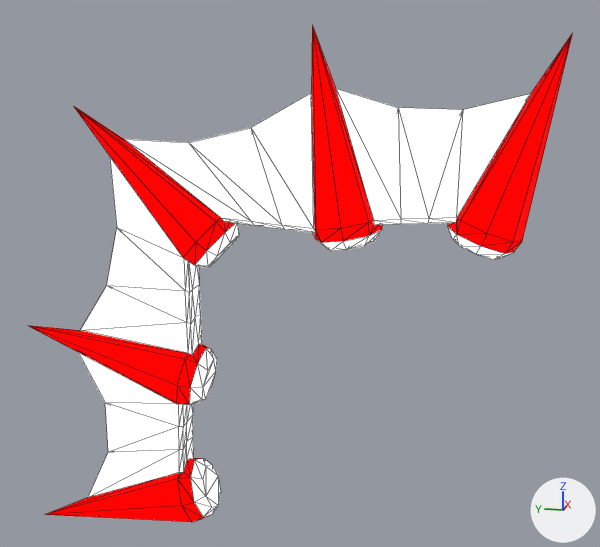
The glTF model addons/Cubiix_Assets/Mods/CoreAssets/Assets/Mesh/Base/Extra/Fish_Extra.gltf, before and after one commit.
Before and after are seen from a 50 mm lens placed at (-5.01, -0.54, 5.62), pointed at (0.08, 0.48, 4.34). Every picture has the same lights, and +X, +Y and +Z are marked at lower right. Mesh edges are drawn as thin lines. Vertices at the same position are counted once.

Objects in the first picture: 'Fish_Extra'.
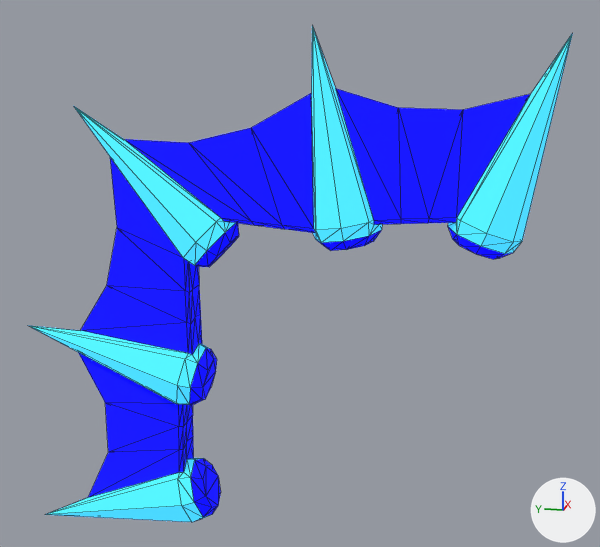
Pixel boxes (x1, y1, x2, y2) of what changed, in the pictures (600 x 547 px):
'Fish_Extra', surface changed: (28, 26, 573, 522) in both

Edits to the bpy script that builds the scene:
```text
Add img_shader_teststrip:
    img_shader_teststrip = load_image('Shader_TestStrip', 'Shader_TestStrip.png', 18, 2, 'sRGB')
Change mat_material:
    where n0 = _N.new('ShaderNodeBsdfPrincipled'); n0.name = 'Principled BSDF'
    remove n0.inputs[0].default_value = (0.0, 0.0, 0.0, 1.0)  # 'Base Color', black #000000
    remove n0.inputs[1].default_value = 1.0  # 'Metallic'
    n0.inputs[28].default_value: 1.5 -> 1.0  # 'Emission Strength'
    where n2 = _N.new('ShaderNodeTexImage'); n2.name = 'Image Texture'
    n2.image: img_color_palette -> img_shader_teststrip
    add n3 = _N.new('ShaderNodeTexImage'); n3.name = 'Image Texture.001'
    add n3.image = img_shader_teststrip
    add n3.interpolation = 'Closest'
    add _L.new(n3.outputs[0], n0.inputs[0])  # 'Color' to 'Base Color'
Change me_plane_042:
    where me_plane_042.from_pydata(...)  # 213 vertices, 422 faces; spans x -0.23..0.23, y -1.08..2.38, z 2.46..5.87
    used by ob_fish_extra; location = (0.0, 0.0, 0.0)
    me_plane_042 part 1: texture (UV) coordinates of 422 of 422 faces, centred in x -0.2..0.2, y -0.92..1.89, z 2.55..5.37, changed; they spanned u 0.25..0.75, v 0.75..0.75 and now span u 0.03..0.08, v 0.76..0.76
```
